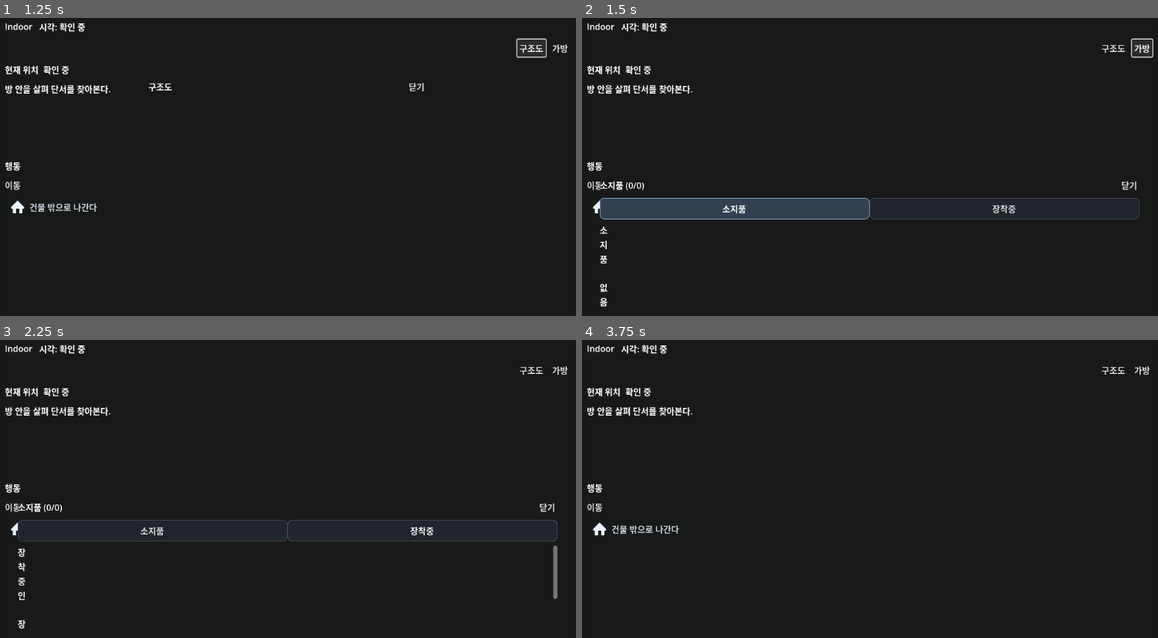
Above: before the commit, frames 1-4 (two rows, left to right).
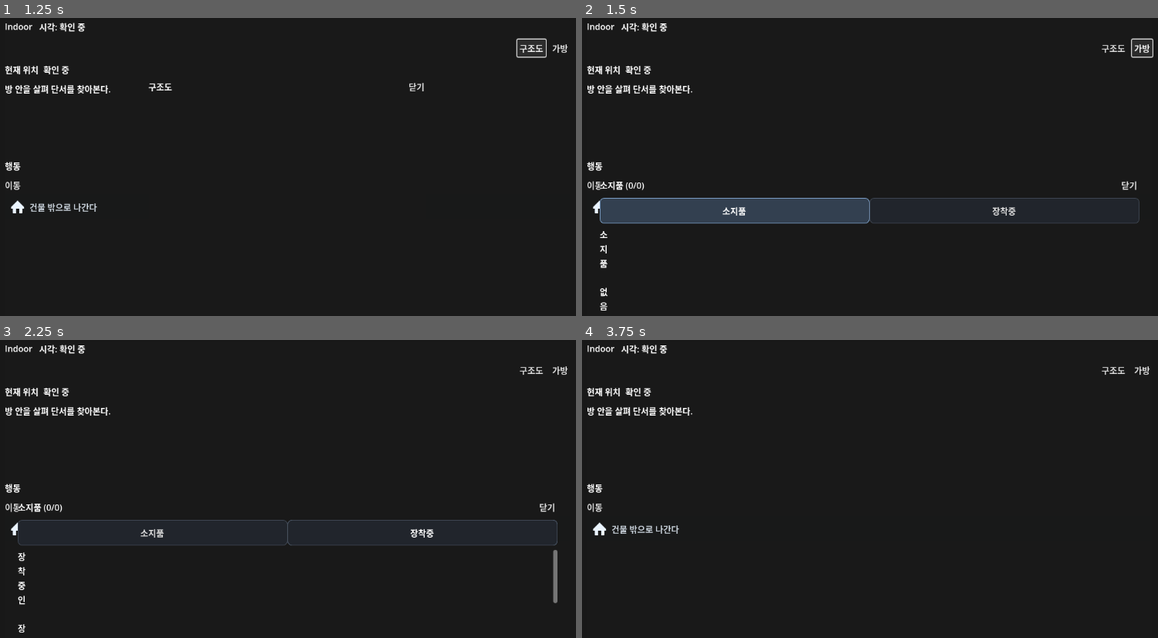
Above: after the commit, the same moments.

Repository: Pupre/apocalypse
Game: Godot game, scene res://scenes/indoor/indoor_mode.tscn
The game is run twice, just before and just after one commit, with the same random seed, the same clock (stepped at 60 frames per second) and the same inputs. This scene is started directly instead of the project's main scene.
Inputs:
- Up to frame 1 (1.25 s): click "구조도" at 0.5 s
- Up to frame 2 (1.5 s): click "가방" at 1.25 s
- Up to frame 3 (2.25 s): click "장착중" at 2 s
- Up to frame 4 (3.75 s): click "건물 밖으로 나간다" at 2.75 s; click "닫기" at 3.5 s

Frame 1 is identical in both runs. In frame 2, 1.5% of the frame differs, in the area x 3-97%, y 62-99%; in frame 3, 0.9%; in frame 4, nothing differs.

Commit message:
refactor: polish indoor bag interaction clarity

Diff:
--- a/game/scenes/indoor/indoor_mode.tscn
+++ b/game/scenes/indoor/indoor_mode.tscn
@@ -212,6 +212,7 @@
 theme_override_constants/separation = 0
 
 [node name="CarriedTabButton" type="Button" parent="BagSheet/VBox/Tabs"]
+custom_minimum_size = Vector2(136, 48)
 size_flags_horizontal = 3
 toggle_mode = true
 button_group = SubResource("1")
@@ -224,6 +225,7 @@
 theme_override_styles/hover_pressed = SubResource("3")
 
 [node name="EquippedTabButton" type="Button" parent="BagSheet/VBox/Tabs"]
+custom_minimum_size = Vector2(136, 48)
 size_flags_horizontal = 3
 toggle_mode = true
 button_group = SubResource("1")
--- a/game/scripts/indoor/indoor_director.gd
+++ b/game/scripts/indoor/indoor_director.gd
@@ -259,7 +259,7 @@
 			"kind": "carried",
 			"label": "%s x%d" % [_item_name(item_data, item_id), int(counts[item_id])],
 			"action_id": "inspect_inventory_%s" % item_id,
-			"detail_text": "탭하여 상세 보기",
+			"detail_text": "",
 		})
 
 	return rows
@@ -286,8 +286,8 @@
 			"slot_id": slot_id,
 			"slot_label": _slot_label(slot_id),
 			"item_name": _item_name(equipped_item, slot_id),
-			"summary_text": "%s · %s" % [_slot_label(slot_id), _item_name(equipped_item, slot_id)],
-			"state_text": "장착중",
+			"summary_text": _slot_label(slot_id),
+			"state_text": "",
 			"detail_text": _item_effect_text(equipped_item),
 		})
 
--- a/game/scripts/indoor/indoor_mode.gd
+++ b/game/scripts/indoor/indoor_mode.gd
@@ -385,9 +385,10 @@
 
 	var hint_label := Label.new()
 	hint_label.name = "DetailLabel"
-	hint_label.text = String(row.get("detail_text", "탭하여 상세 보기"))
+	hint_label.text = String(row.get("detail_text", ""))
 	hint_label.modulate = Color(0.82, 0.86, 0.9, 0.96)
 	hint_label.size_flags_horizontal = Control.SIZE_EXPAND_FILL
+	hint_label.visible = not hint_label.text.is_empty()
 	row_box.add_child(hint_label)
 	return row_panel
 
@@ -409,7 +410,9 @@
 	if not slot_id.is_empty():
 		row_name = "EquippedRow_%s" % slot_id
 	var row_panel := _create_row_panel(row_name)
+	row_panel.custom_minimum_size = Vector2(0, 88)
 	var row_box := _create_row_box()
+	row_box.add_theme_constant_override("separation", 4)
 	row_panel.add_child(row_box)
 
 	var summary_label := Label.new()
@@ -417,26 +420,27 @@
 	summary_label.text = summary_text
 	summary_label.autowrap_mode = 3
 	summary_label.size_flags_horizontal = Control.SIZE_EXPAND_FILL
+	summary_label.modulate = Color(0.74, 0.86, 1.0, 0.96)
 	row_box.add_child(summary_label)
 
-	var state_text := String(row.get("state_text", ""))
-	if not state_text.is_empty():
-		var state_label := Label.new()
-		state_label.name = "StateLabel"
-		state_label.text = state_text
-		state_label.modulate = Color(0.82, 0.9, 1.0, 0.95)
-		state_label.size_flags_horizontal = Control.SIZE_EXPAND_FILL
-		row_box.add_child(state_label)
+	var item_text := String(row.get("item_name", ""))
+	if not item_text.is_empty():
+		var item_label := Label.new()
+		item_label.name = "ItemLabel"
+		item_label.text = item_text
+		item_label.autowrap_mode = 3
+		item_label.size_flags_horizontal = Control.SIZE_EXPAND_FILL
+		row_box.add_child(item_label)
 
 	var detail_text := String(row.get("detail_text", ""))
 	if not detail_text.is_empty():
-		var detail_label := Label.new()
-		detail_label.name = "DetailLabel"
-		detail_label.text = detail_text
-		detail_label.autowrap_mode = 3
-		detail_label.modulate = Color(0.9, 0.9, 0.9, 0.9)
-		detail_label.size_flags_horizontal = Control.SIZE_EXPAND_FILL
-		row_box.add_child(detail_label)
+		var effect_label := Label.new()
+		effect_label.name = "EffectLabel"
+		effect_label.text = detail_text
+		effect_label.autowrap_mode = 3
+		effect_label.modulate = Color(0.9, 0.9, 0.9, 0.9)
+		effect_label.size_flags_horizontal = Control.SIZE_EXPAND_FILL
+		row_box.add_child(effect_label)
 
 	return row_panel
 
@@ -614,6 +618,9 @@
 	if _minimap_overlay != null and _minimap_overlay.visible:
 		_minimap_overlay.visible = false
 		_clear_stat_detail_selection()
+	if _selected_chip_id == chip_id and _stat_detail_sheet != null and _stat_detail_sheet.visible:
+		_clear_stat_detail_selection()
+		return
 	_selected_chip_id = chip_id
 	_refresh_stat_detail_sheet()
 
--- a/game/tests/smoke/test_first_playable_loop.gd
+++ b/game/tests/smoke/test_first_playable_loop.gd
@@ -473,16 +473,16 @@
 		return
 	assert_eq(
 		_row_text(equipped_row, "SummaryLabel"),
-		String(equipped_rows[0].get("summary_text", "")),
-		"Equipped rows should show the summary text explicitly."
+		String(equipped_rows[0].get("slot_label", "")),
+		"Equipped rows should show the slot label explicitly."
 	)
 	assert_eq(
-		_row_text(equipped_row, "StateLabel"),
-		String(equipped_rows[0].get("state_text", "")),
-		"Equipped rows should show the state text explicitly."
+		_row_text(equipped_row, "ItemLabel"),
+		String(equipped_rows[0].get("item_name", "")),
+		"Equipped rows should show the equipped item name explicitly."
 	)
 	assert_eq(
-		_row_text(equipped_row, "DetailLabel"),
+		_row_text(equipped_row, "EffectLabel"),
 		String(equipped_rows[0].get("detail_text", "")),
 		"Equipped rows should show the detail text explicitly."
 	)
@@ -507,8 +507,8 @@
 	)
 	assert_eq(
 		_row_text(carried_row, "DetailLabel"),
-		"탭하여 상세 보기",
-		"Carried rows should keep the interaction cue explicit."
+		"",
+		"Carried rows should stay visually concise."
 	)
 
 	var move_food_aisle_back_button := _find_button_by_text(action_buttons, "식품 진열대로 이동한다 (10분)")
--- a/game/tests/unit/test_indoor_mode.gd
+++ b/game/tests/unit/test_indoor_mode.gd
@@ -230,6 +230,18 @@
 		String(target_chip_row.get("recovery_text", "")),
 		"Indoor mode should show the selected stat recovery hint from the director payload."
 	)
+	target_chip_button.emit_signal("pressed")
+	await process_frame
+	assert_true(
+		not stat_detail_sheet.visible,
+		"Indoor mode should toggle the stat detail sheet closed when the same chip is pressed again."
+	)
+	target_chip_button.emit_signal("pressed")
+	await process_frame
+	assert_true(
+		stat_detail_sheet.visible,
+		"Indoor mode should reopen the stat detail sheet when the chip is pressed again after toggling closed."
+	)
 	stat_detail_close.emit_signal("pressed")
 	await process_frame
 	assert_true(not stat_detail_sheet.visible, "Indoor mode should close the stat detail sheet when the close button is pressed.")
@@ -378,6 +390,14 @@
 		carried_tab_button.button_group != null and carried_tab_button.button_group == equipped_tab_button.button_group,
 		"Indoor mode should wire the bag tabs as a segmented control."
 	)
+	assert_true(
+		carried_tab_button.custom_minimum_size.x >= 120.0 and carried_tab_button.custom_minimum_size.y >= 44.0,
+		"Indoor mode should keep the carried tab finger-friendly."
+	)
+	assert_true(
+		equipped_tab_button.custom_minimum_size.x >= 120.0 and equipped_tab_button.custom_minimum_size.y >= 44.0,
+		"Indoor mode should keep the equipped tab finger-friendly."
+	)
 	bag_button.emit_signal("pressed")
 	await process_frame
 	assert_true(bag_sheet.visible, "Indoor mode should open the bag sheet from the top bar.")
@@ -524,8 +544,8 @@
 			_find_row_by_name(inventory_items, String("InventoryRow_%s" % String(carried_rows[0].get("action_id", "")))),
 			"DetailLabel"
 		),
-		"탭하여 상세 보기",
-		"Picking up discovered items should keep the carried-row detail cue explicit."
+		"",
+		"Picking up discovered items should keep carried rows visually concise."
 	)
 	assert_eq(
 		_row_text(
@@ -628,18 +648,18 @@
 		return
 	assert_eq(
 		_row_text(equipped_row, "SummaryLabel"),
-		String(equipped_rows[0].get("summary_text", "")),
-		"Equipping an item should surface the summary text in the equipped row."
-	)
-	assert_eq(
-		_row_text(equipped_row, "StateLabel"),
-		String(equipped_rows[0].get("state_text", "")),
-		"Equipping an item should surface the state text in the equipped row."
-	)
-	assert_eq(
-		_row_text(equipped_row, "DetailLabel"),
+		String(equipped_rows[0].get("slot_label", "")),
+		"Equipped rows should surface the slot label as the summary heading."
+	)
+	assert_eq(
+		_row_text(equipped_row, "ItemLabel"),
+		String(equipped_rows[0].get("item_name", "")),
+		"Equipped rows should surface the equipped item name as a separate line."
+	)
+	assert_eq(
+		_row_text(equipped_row, "EffectLabel"),
 		String(equipped_rows[0].get("detail_text", "")),
-		"Equipping an item should surface the detail text in the equipped row."
+		"Equipped rows should surface the equipped item effect text."
 	)
 	assert_true(
 		_find_descendant_by_name_and_type(equipped_row, "RowButton", "Button") == null,
Not shown, changed: docs/handoffs/2026-04-02-indoor-ui-clarity-follow-up.md
Not shown, changed: docs/worklogs/2026-04-02-indoor-ui-clarity-follow-up.md
